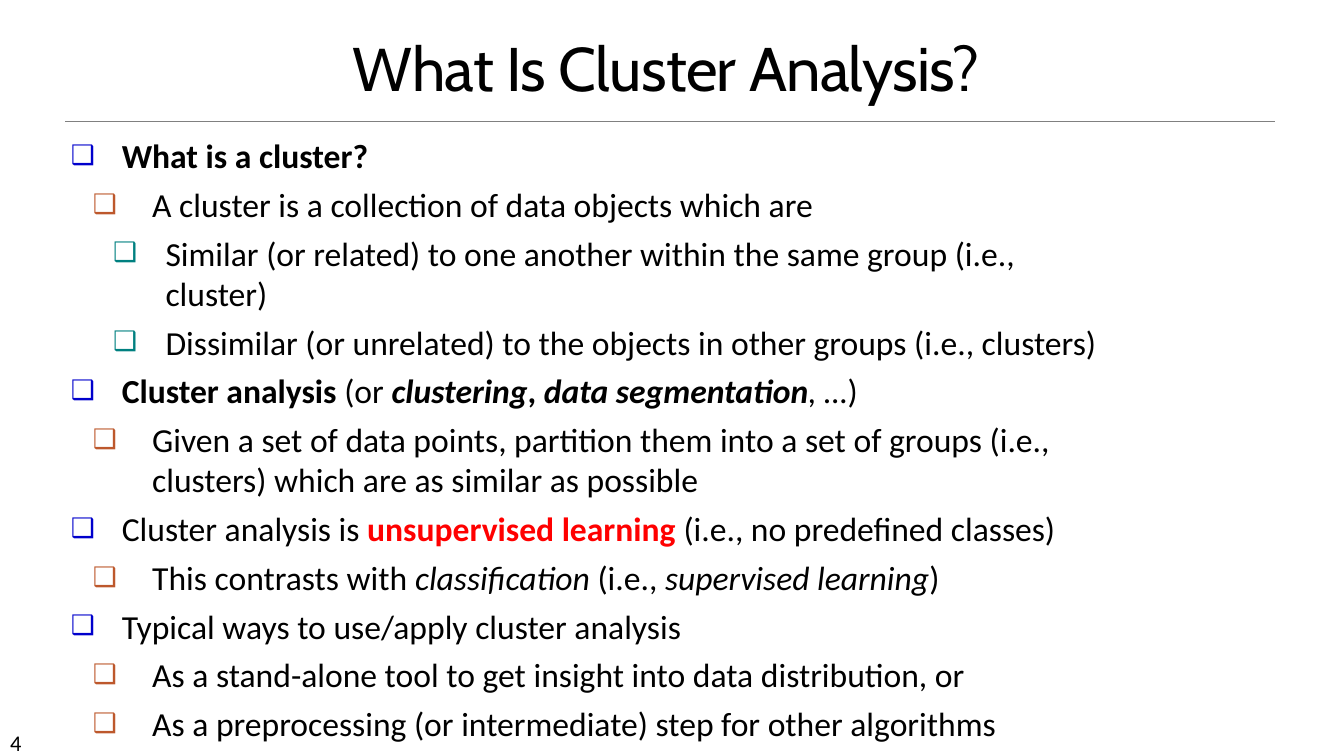
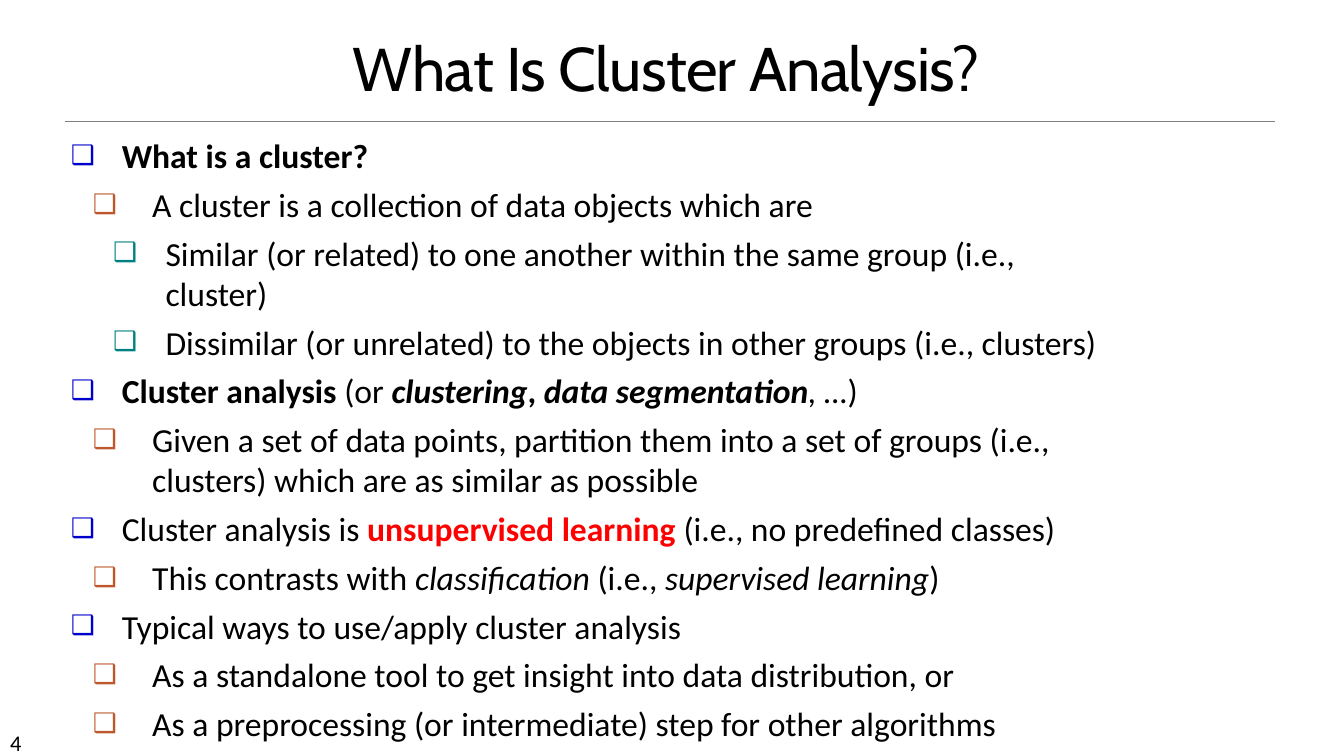
Before and after one commit to chriswjh/chriswjh.github.io, a slide deck: slide 4 of BDA_IFM/10ClusBasic.pptx. Drawn at 1344x756 pixels with LibreOffice and Linux fonts; fonts in the diff are those of the drawing. Boxes give left, top, right and bottom in pixels: in the first picture for what was removed or moved away, otherwise in the second. Text is boxed around its words. In the diff, an @@ line names an element or a change of style, - is before the commit and + after.

```diff
--- a/BDA_IFM/10ClusBasic.pptx
+++ b/BDA_IFM/10ClusBasic.pptx
@@ text at (x1=152, y1=663, x2=954, y2=693): text changed @@
-  ❑ As a stand-alone tool to get insight into data distribution, or
+  ❑ As a standalone tool to get insight into data distribution, or
```
Also in this commit, not shown: 7 other slides changed.
